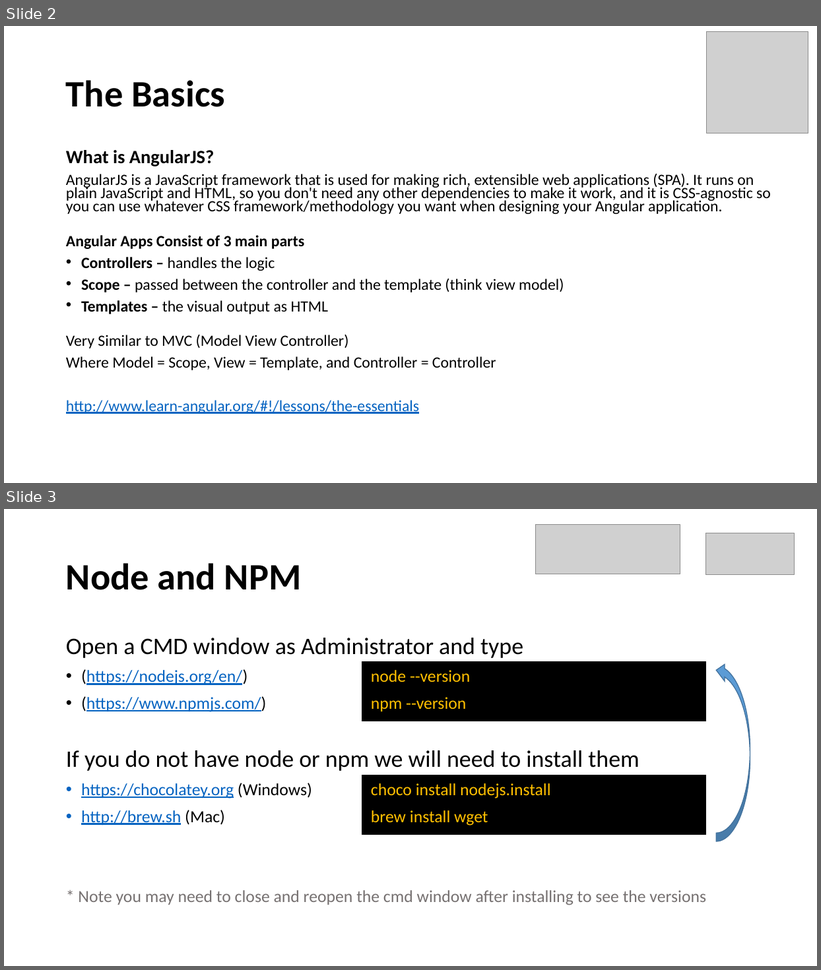
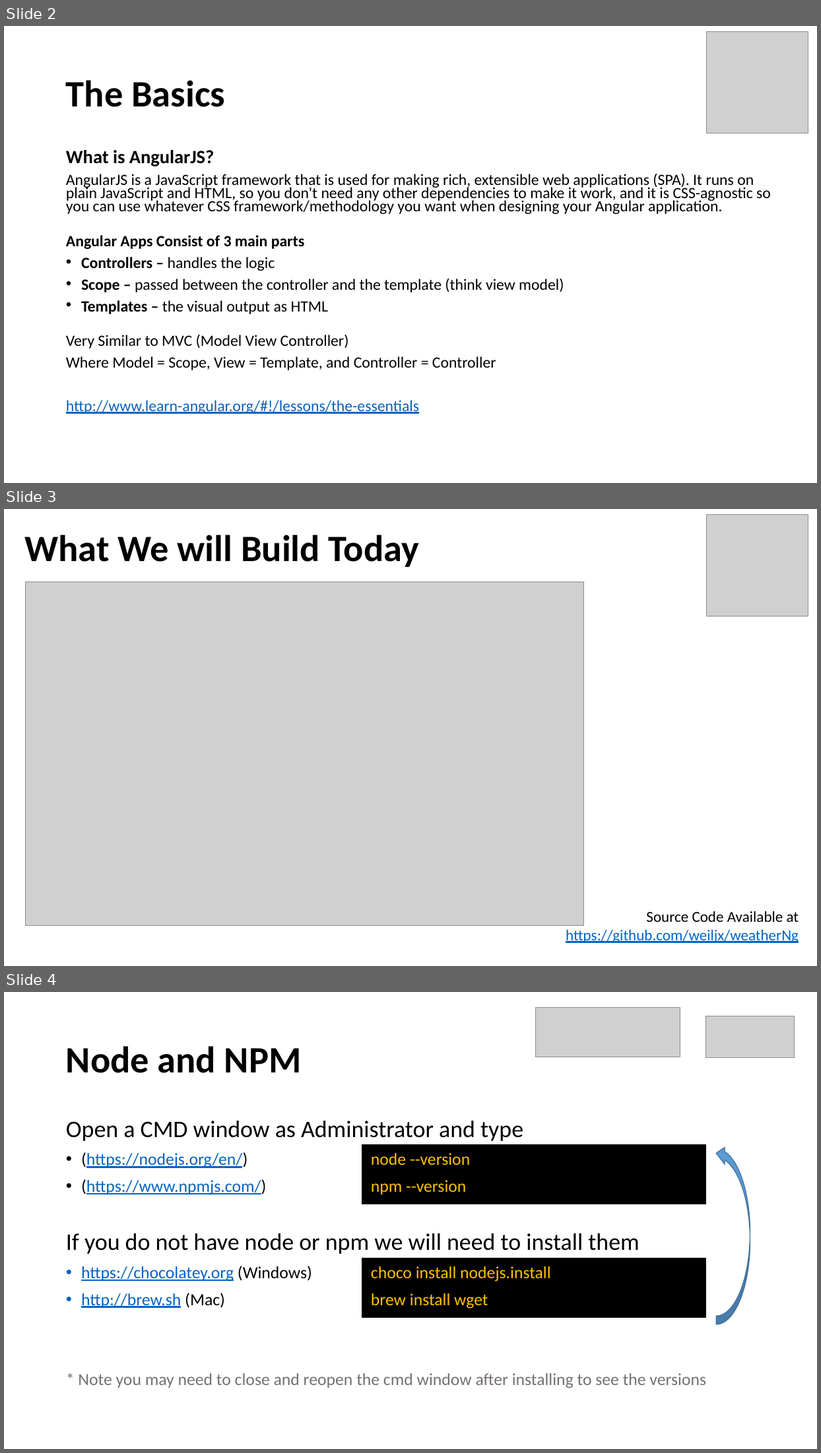
Before and after one commit to weiljx/weatherNg, a slide deck: Getting Started with Angular.pptx. Shown one above the other, each under a label of ours: slides 2 and 3 before the commit, slides 2, 3 and 4 after it. The pictures are 821x970 and 821x1453 pixels, drawn with LibreOffice and Linux fonts; fonts in the diff are those of the drawing; grey boxes stand for pictures. Boxes give left, top, right and bottom in pixels: in the first picture for what was removed or moved away, otherwise in the second. Text is boxed around its words. In the diff, an @@ line names an element or a change of style, - is before the commit and + after.

```diff
--- a/Getting Started with Angular.pptx
+++ b/Getting Started with Angular.pptx
@@ slide 3 added at (4, 509, 817, 966), background #FFFFFF @@
@@ picture added at (707, 514, 809, 617) @@
@@ title added at (24, 535, 419, 567), 44 pt, text #000000, bold @@
+What We will Build Today
@@ picture added at (25, 582, 584, 925) @@
@@ text added at (566, 912, 799, 943), 18 pt, text #0563C1, underline @@
+Source Code Available at
+https://github.com/weiljx/weatherNg
@@ what was slide 3 is now slide 4 @@
```
Also in this commit, not shown: 1 slide changed, 6 other slides added, 4 other files.
